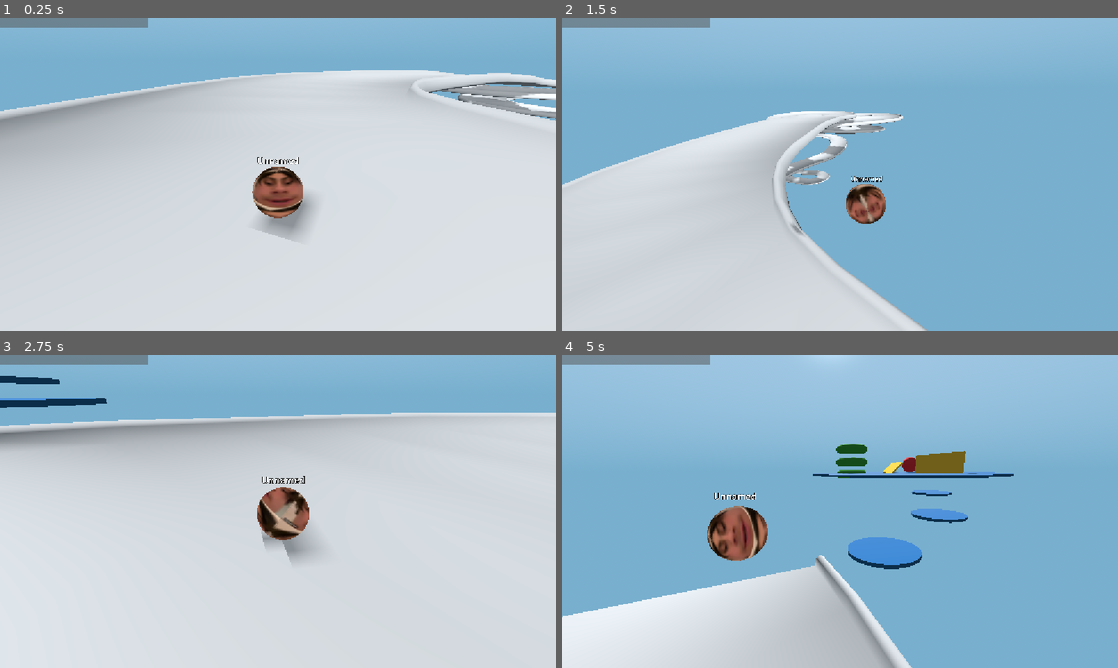
Above: before the commit, frames 1-4 (two rows, left to right).
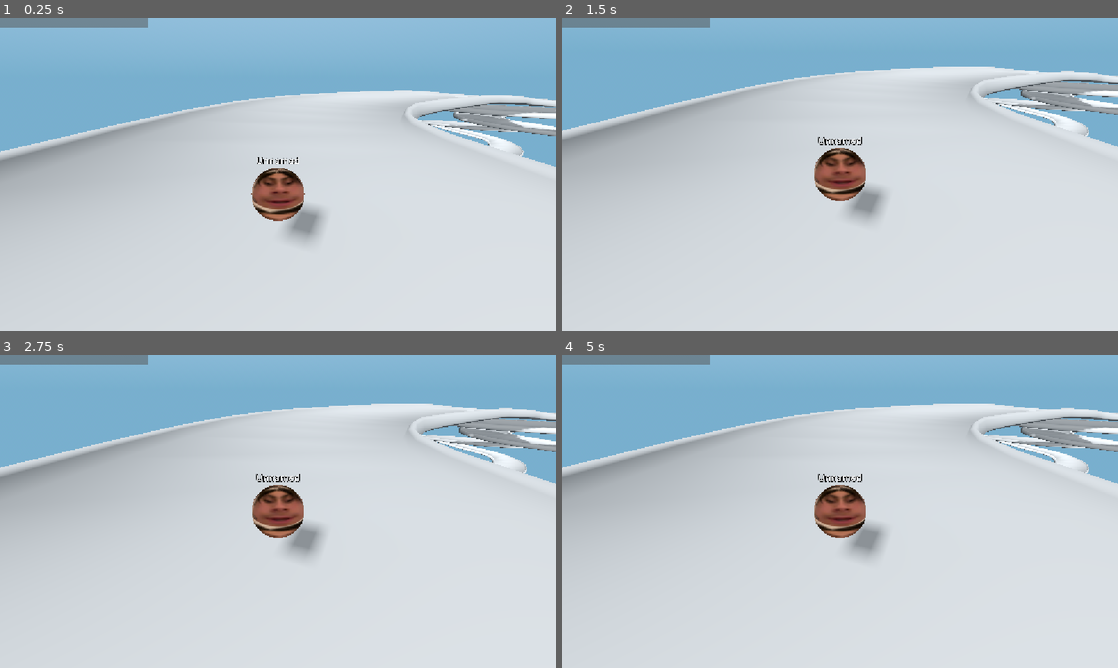
Above: after the commit, the same moments.

Repository: SilverSpace505/ball
Game: Godot game, scene res://game.tscn
The game is run twice, just before and just after one commit, with the same random seed, the same clock (stepped at 60 frames per second) and the same inputs. This scene is started directly instead of the project's main scene.
Inputs (mouse positions are in pixels of both pictures, inside the frame that each line leads up to):
- Up to frame 1 (0.25 s): no input
- Up to frame 2 (1.5 s): tap Enter (ready) at 0.5, 1.35 s; move the mouse to (962, 158) at 0.52 s; hold D (right) 0.53-1.28 s; hold W (go) 0.53-1.28 s; click (962, 158) at 0.67 s; tap Space (jump) at 0.77 s; move the mouse to (728, 190) at 1.27 s; hold Down (ui_down) from 1.28 s (still down)
- Up to frame 3 (2.75 s): tap Space (jump) at 1.52 s; move the mouse to (333, 442) at 2.02 s; release Down (ui_down) at 2.03 s; hold D (right) from 2.03 s (still down); hold S (slow) from 2.03 s (still down)
- Up to frame 4 (5 s): move the mouse to (812, 574) at 2.77 s; release D (right) at 2.78 s; release S (slow) at 2.78 s; hold Up (ui_up) 2.78-3.53 s; tap W (go) at 2.85 s; click (812, 574) at 2.92 s; tap Space (jump) at 3.02, 3.77, 4.52 s; move the mouse to (1006, 558) at 3.52 s; hold A (left) from 3.53 s (still down); tap Enter (ready) at 3.6 s; move the mouse to (673, 464) at 4.27 s; tap S (slow) at 4.35 s

The runs differ from the first frame. In frame 1, 14% of the frame differs, in the area x 0-100%, y 16-71%; in frame 2, 51%; in frame 3, 15%; in frame 4, 81%, in the area x 0-100%, y 0-100%.

Commit message:
bug fixes

Diff:
--- a/global.gd
+++ b/global.gd
@@ -2,7 +2,7 @@
 
 var seed = 1
 var username = 'Unnamed'
-var race = false
+var race = true
 var startTime = -1
 
 var voidLevel = -100
--- a/main_menu.tscn
+++ b/main_menu.tscn
@@ -82,6 +82,7 @@
 grow_horizontal = 2
 grow_vertical = 2
 scale = Vector2(1.5, 1.5)
+button_pressed = true
 text = "Race"
 
 [connection signal="button_down" from="play" to="." method="_on_play_button_down"]
--- a/players.gd
+++ b/players.gd
@@ -16,6 +16,7 @@
 
 func _process(_delta: float) -> void:
 	if Network.id in playerElements:
+		players[Network.id].itime = Global.time
 		playerElements[Network.id].place = Global.place
 		playerElements[Network.id].time = str(round(Global.time * 100) / 100)
 		playerElements[Network.id].isReady = 0
@@ -31,6 +32,22 @@
 			continue
 		if player in playerElements:
 			playerElements[player].time = str(round(players[player].itime * 100) / 100)
+			if playerElements[player].time == '0.0':
+				playerElements[player].time = '0'
+
+	var children = playersList.get_children()
+	children.sort_custom(func(a, b):
+		var aplace = a.place != ''
+		var bplace = b.place != ''
+
+		if aplace != bplace:
+			return aplace
+
+		return float(a.time) < float(b.time)
+	)
+
+	for i in range(children.size()):
+		playersList.move_child(children[i], i)
 
 func _on_data(data):
 	var id = Network.id
